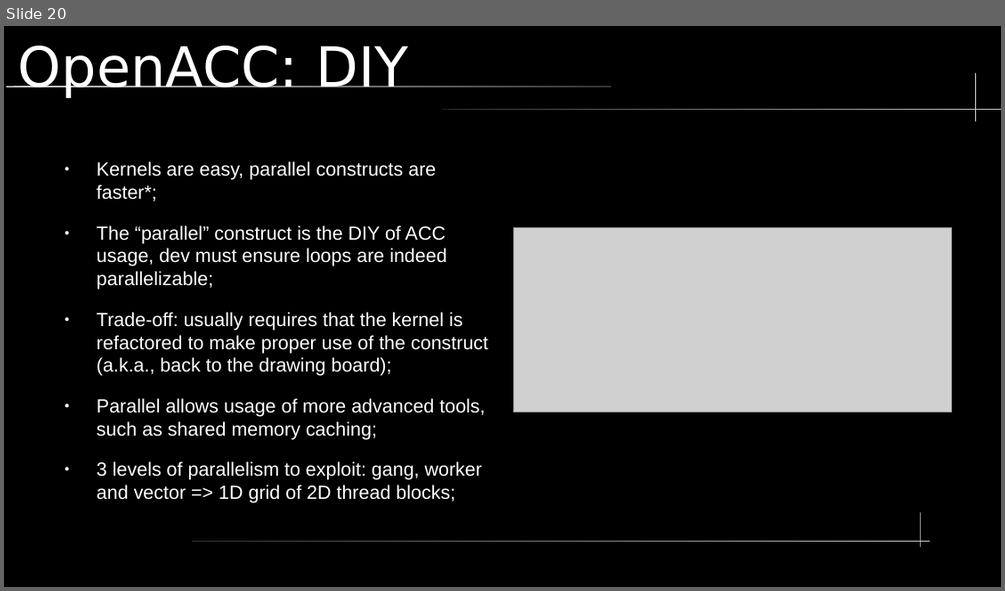
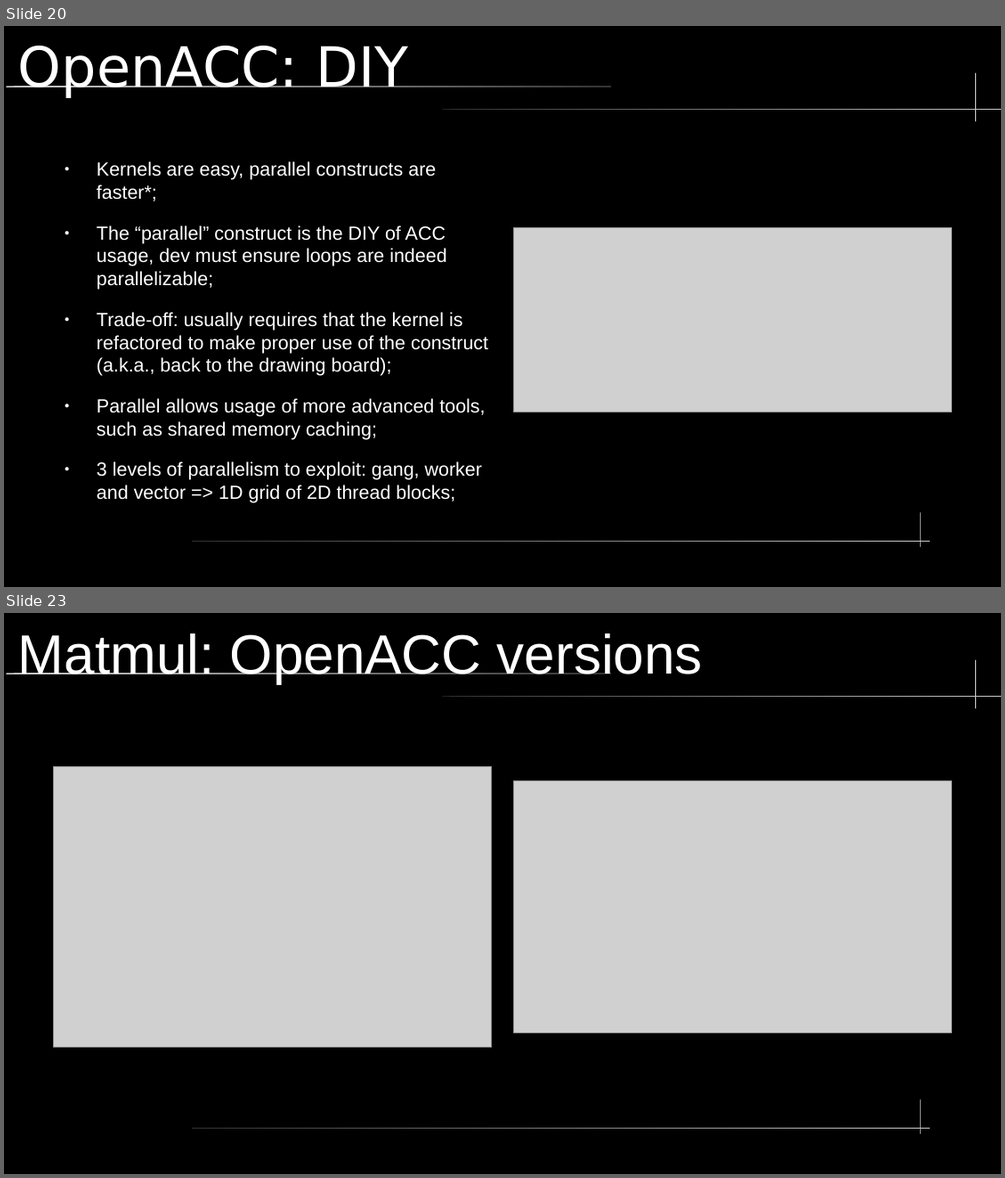
Before and after one commit to LucasGasparinoBSC/presentationUPC, a slide deck: lectureAlyaGPU.odp. Shown one above the other, each under a label of ours: slide 20 before the commit, slides 20 and 23 after it; the slides between them are not shown. The pictures are 1005x591 and 1005x1178 pixels, drawn with LibreOffice and Linux fonts; fonts in the diff are those of the drawing; grey boxes stand for pictures. Boxes give left, top, right and bottom in pixels: in the first picture for what was removed or moved away, otherwise in the second. Text is boxed around its words. In the diff, an @@ line names an element or a change of style, - is before the commit and + after.

Commit message:
Added a lot of matmul stufdf.

```diff
--- a/lectureAlyaGPU.odp
+++ b/lectureAlyaGPU.odp
@@ slide 23 added at [4,613,1001,1174], background #000000; not listed: 5 template elements that a slide beside it also shows @@
@@ title added at [18,633,703,684], 44 pt, text #FFFFFF @@
+Matmul: OpenACC versions
@@ picture added at [54,767,492,1048] @@
@@ picture added at [513,781,951,1033] @@
```
Also in this commit, not shown: 3 slides changed, 4 other slides added, 2 slides removed, 9 other files.
